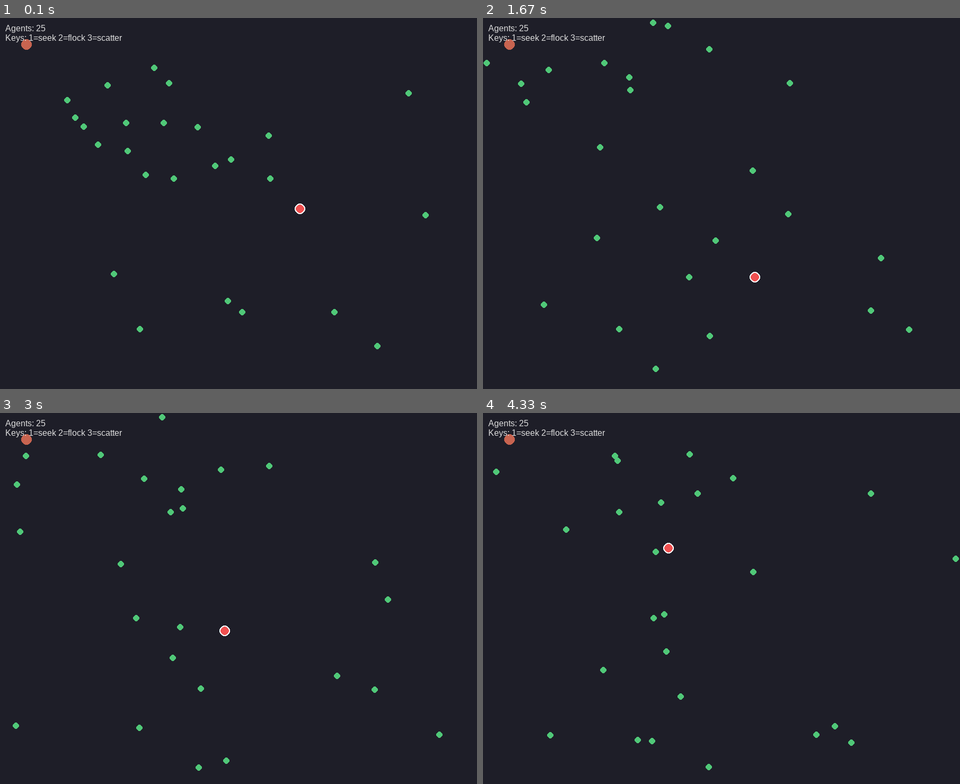
Above: before the commit, frames 1-4 (two rows, left to right).
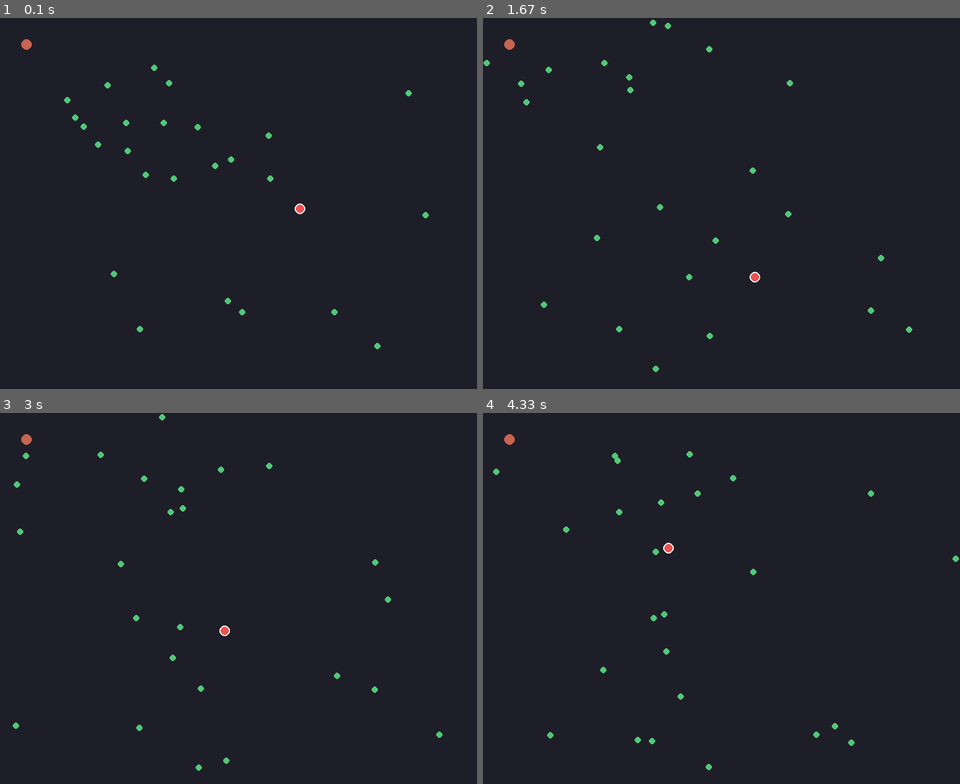
Above: after the commit, the same moments.

Repository: ASachoTanzer/ME459Swarm
Game: pygame game, started from swarm_sim/main.py
Same seed, same stepped clock (60 frames per second), same inputs: the game is played once before the commit and once after it.
Inputs:
- Up to frame 1 (0.1 s): no input
- Up to frame 2 (1.67 s): no input
- Up to frame 3 (3 s): no input
- Up to frame 4 (4.33 s): no input

The runs differ from the first frame. In frame 1, 0.2% of the frame differs, in the area x 1-26%, y 1-7%; in frame 2, 0.2%; in frame 3, 0.2%; in frame 4, 0.2%.

Commit message:
eliminated unncecessary words on screen

Diff:
--- a/swarm_sim/main.py
+++ b/swarm_sim/main.py
@@ -107,11 +107,12 @@
         pygame.quit()
 
     def _draw_info(self):
-        font = pygame.font.SysFont('Arial', 16)
+        pass
+        """font = pygame.font.SysFont('Arial', 16)
         lines = [f'Agents: {len(self.agents)}', 'Keys: 1=seek 2=flock 3=scatter']
         for i, l in enumerate(lines):
             surf = font.render(l, True, (220,220,220))
-            self.screen.blit(surf, (10, 10 + i*18))
+            self.screen.blit(surf, (10, 10 + i*18))"""
 
 
 
